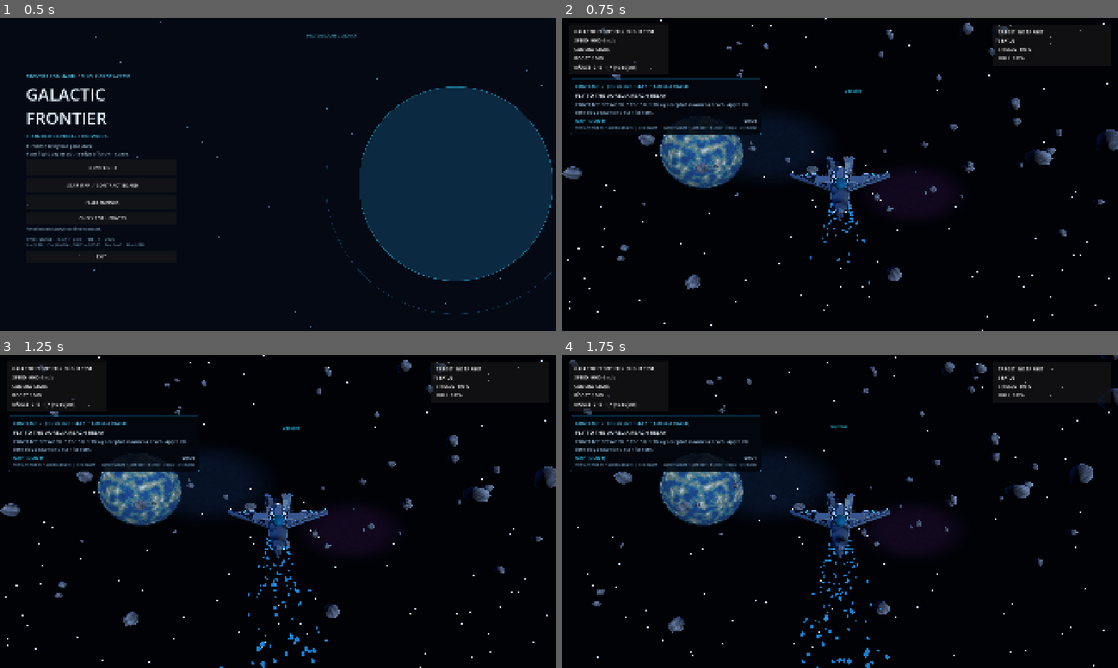
Above: before the commit, frames 1-4 (two rows, left to right).
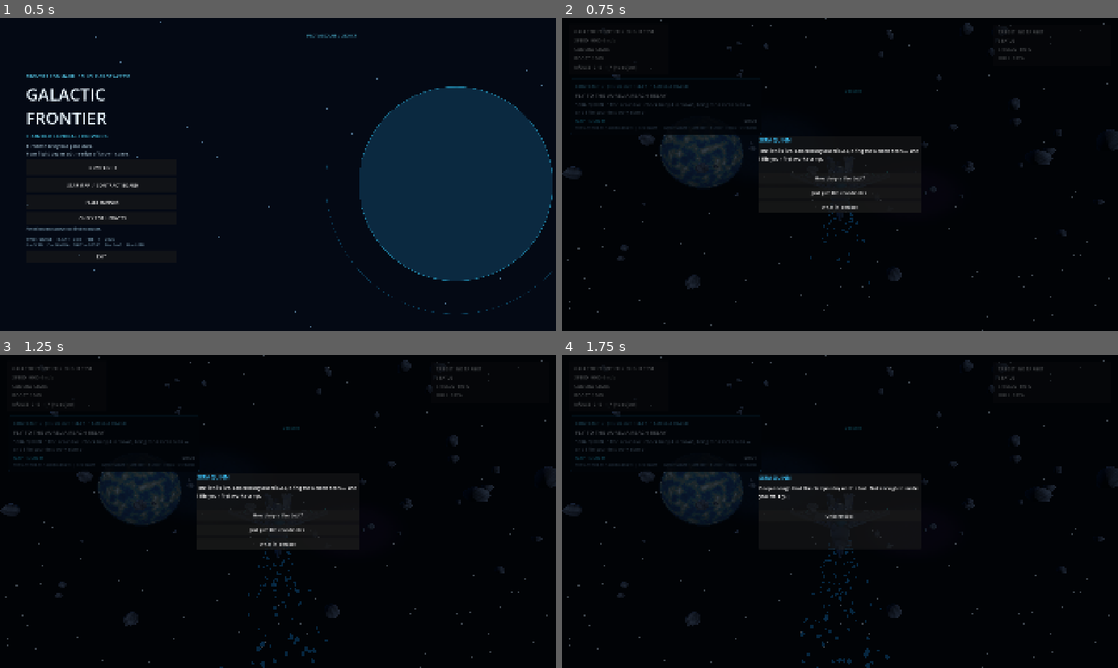
Above: after the commit, the same moments.

Repository: valdissor1990-ui/GALACTIC-FRONTIER
Game: Godot game, scene res://scenes/bootstrap/main.tscn
Same seed, same stepped clock (60 frames per second), same inputs: the game is played once before the commit and once after it.
Inputs (mouse positions are in pixels of both pictures, inside the frame that each line leads up to):
- Up to frame 1 (0.5 s): no input
- Up to frame 2 (0.75 s): click "NEW FLIGHT" at 0.5 s
- Up to frame 3 (1.25 s): no input
- Up to frame 4 (1.75 s): click (840, 514) at 1.25 s, where only the run after the commit has a clickable "How deep is the debt?"

Frame 1 is identical in both runs. In frame 2, 7.3% of the frame differs, in the area x 0-100%, y 0-100%; in frame 3, 7.5%; in frame 4, 8.1%.

Commit message:
Integrate M01 runtime, gameplay routing, demo wiring and dialogue choices

Diff:
--- a/project.godot
+++ b/project.godot
@@ -14,12 +14,13 @@
 [display]
 window/size/viewport_width=1920
 window/size/viewport_height=1080
-window/size/window_width_override=1920
-window/size/window_height_override=1080
+window/size/window_width_override=1280
+window/size/window_height_override=720
 window/stretch/mode="canvas_items"
 
 [autoload]
 GameSave="*res://scripts/save/save_manager.gd"
+Campaign="*res://scripts/story/campaign_manager.gd"
 GameProfile="*res://scripts/core/player_profile.gd"
 AudioManager="*res://scripts/audio/audio_manager.gd"
 UpdateManager="*res://scripts/update/update_manager.gd"
--- a/scripts/demo/demo_mission_director.gd
+++ b/scripts/demo/demo_mission_director.gd
@@ -44,6 +44,8 @@
 var _mission_label: Label
 var _objective_label: Label
 var _radio_label: Label
+var _dialogue_layer: CanvasLayer
+var _dialogue_column: VBoxContainer
 var _distance_label: Label
 var _timer_label: Label
 var _progress_label: Label
@@ -61,6 +63,7 @@
 
 func _initialize_mission() -> void:
 	_load_active_contract()
+	_begin_story_campaign_if_available()
 	if encounter != null:
 		encounter.set_process(false)
 		encounter.set_physics_process(false)
@@ -68,7 +71,15 @@
 	_build_navigation_beacon(RELAY_POSITION, Color(0.08, 0.78, 1.0))
 	_build_contract_objectives()
 	_build_mission_hud()
-	_set_radio("CONTRACT NETWORK", "%s accepted in %s. Approach the relay beacon and scan its core." % [_contract_name, _system_name])
+	if _is_story_mission_active("m01"):
+		var intro := DialogueM01M05.get_node("m01_quinn_intro")
+		var line: Dictionary = intro.get("text", {})
+		_set_radio("SERA QUINN", str(line.get("en", "Contract accepted. Approach the relay beacon and scan its core.")))
+		_report_story_event("talk")
+		_report_story_event("undock")
+		call_deferred("_show_story_dialogue", "m01_quinn_intro")
+	else:
+		_set_radio("CONTRACT NETWORK", "%s accepted in %s. Approach the relay beacon and scan its core." % [_contract_name, _system_name])
 	print("MISSION_READY: ", _contract_name, " | SYSTEM: ", _system_name, " | WAVES: ", _waves_per_encounter * 2)
 	var save_manager := _get_save_manager()
 	var pending_payload: Variant = save_manager.get("pending_mission_payload") if save_manager != null else {}
@@ -79,6 +90,40 @@
 		_save_checkpoint("mission start")
 
 
+
+
+
+func _begin_story_campaign_if_available() -> void:
+	if _contract_id != "silent_relay" or get_tree().get_first_node_in_group("qa_demo_driver") != null:
+		return
+	var campaign := get_node_or_null("/root/Campaign")
+	if campaign == null:
+		return
+	var state: Variant = campaign.get("story_state")
+	if state == null:
+		return
+	if str(state.get("active_mission_id")) == "":
+		campaign.call("start_mission", "m01")
+
+
+func _is_story_mission_active(mission_id: String) -> bool:
+	if get_tree().get_first_node_in_group("qa_demo_driver") != null:
+		return false
+	var campaign := get_node_or_null("/root/Campaign")
+	if campaign == null:
+		return false
+	var state: Variant = campaign.get("story_state")
+	return state != null and str(state.get("active_mission_id")) == mission_id
+
+
+func _report_story_event(event_type: String, target_id: String = "") -> void:
+	if not _is_story_mission_active("m01"):
+		return
+	var campaign := get_node_or_null("/root/Campaign")
+	if campaign != null:
+		var result: Dictionary = campaign.call("report_gameplay_event", event_type, target_id)
+		if not result.get("ok", false):
+			push_warning("Story event was not accepted: " + str(result.get("error", "unknown")))
 
 func _load_active_contract() -> void:
 	var profile := get_node_or_null("/root/GameProfile")
@@ -155,6 +200,7 @@
 	match stage:
 		MissionStage.OUTBOUND:
 			if _distance_to_objective() <= 95.0:
+				_report_story_event("reach_target", "aurelia_a3")
 				stage = MissionStage.SCAN_RELAY
 				_set_radio("ORBITAL CONTROL", "Relay beacon acquired. Hold position and scan the core with F.")
 		MissionStage.DEFEND_RELAY, MissionStage.DEFEND_WRECK:
@@ -286,6 +332,7 @@
 
 
 func _complete_relay_scan() -> void:
+	_report_story_event("scan", "aurelia_a3")
 	stage = MissionStage.DEFEND_RELAY
 	wave_index = 0
 	_set_radio("UNKNOWN TRANSMISSION", "Signal lock detected. Hostile craft inbound.")
@@ -446,6 +493,79 @@
 	_progress_label.add_theme_font_size_override("font_size", 11)
 	_progress_label.add_theme_color_override("font_color", Color(0.42, 0.58, 0.72))
 	column.add_child(_progress_label)
+
+
+
+func _show_story_dialogue(node_id: String) -> void:
+	var dialogue: Dictionary = DialogueM01M05.get_node(node_id)
+	if dialogue.is_empty():
+		_close_story_dialogue()
+		return
+	if not is_instance_valid(_dialogue_layer):
+		_dialogue_layer = CanvasLayer.new()
+		_dialogue_layer.name = "StoryDialogue"
+		_dialogue_layer.layer = 16
+		_dialogue_layer.process_mode = Node.PROCESS_MODE_ALWAYS
+		world.add_child(_dialogue_layer)
+		var shade := ColorRect.new()
+		shade.color = Color(0.003, 0.012, 0.025, 0.72)
+		shade.set_anchors_and_offsets_preset(Control.PRESET_FULL_RECT)
+		_dialogue_layer.add_child(shade)
+		var center := CenterContainer.new()
+		center.set_anchors_and_offsets_preset(Control.PRESET_FULL_RECT)
+		_dialogue_layer.add_child(center)
+		var panel := PanelContainer.new()
+		panel.custom_minimum_size = Vector2(560.0, 260.0)
+		center.add_child(panel)
+		_dialogue_column = VBoxContainer.new()
+		_dialogue_column.add_theme_constant_override("separation", 12)
+		panel.add_child(_dialogue_column)
+	else:
+		for child in _dialogue_column.get_children():
+			child.queue_free()
+	var speaker := Label.new()
+	speaker.text = str(dialogue.get("speaker", "COMMS")).replace("_", " ").to_upper()
+	speaker.add_theme_color_override("font_color", Color(0.24, 0.78, 1.0))
+	speaker.add_theme_font_size_override("font_size", 18)
+	_dialogue_column.add_child(speaker)
+	var text_data: Dictionary = dialogue.get("text", {})
+	var language := "ru" if OS.get_locale().begins_with("ru") else "en"
+	var message := Label.new()
+	message.text = str(text_data.get(language, text_data.get("en", "")))
+	message.autowrap_mode = TextServer.AUTOWRAP_WORD_SMART
+	message.custom_minimum_size = Vector2(500.0, 76.0)
+	message.add_theme_font_size_override("font_size", 17)
+	_dialogue_column.add_child(message)
+	var choices: Array = dialogue.get("choices", [])
+	if choices.is_empty():
+		var close_button := Button.new()
+		close_button.text = "ПРОДОЛЖИТЬ" if language == "ru" else "CONTINUE"
+		close_button.custom_minimum_size.y = 42.0
+		close_button.pressed.connect(_close_story_dialogue)
+		_dialogue_column.add_child(close_button)
+		return
+	for choice_variant in choices:
+		var choice: Dictionary = choice_variant
+		var choice_text: Dictionary = choice.get("text", {})
+		var button := Button.new()
+		button.text = str(choice_text.get(language, choice_text.get("en", choice.get("id", ""))))
+		button.custom_minimum_size.y = 38.0
+		var next_node := str(choice.get("next", ""))
+		button.pressed.connect(func() -> void:
+			if next_node.is_empty():
+				_close_story_dialogue()
+			else:
+				_show_story_dialogue(next_node)
+		)
+		_dialogue_column.add_child(button)
+
+
+func _close_story_dialogue() -> void:
+	if is_instance_valid(_dialogue_layer):
+		_dialogue_layer.queue_free()
+	_dialogue_layer = null
+	_dialogue_column = null
+
 
 func _set_radio(source: String, message: String) -> void:
 	if is_instance_valid(_radio_label):
@@ -625,6 +745,7 @@
 		_show_mission_result(true)
 		return
 
+	_report_story_event("dock", "port_solace")
 	var profile := get_node_or_null("/root/GameProfile")
 	if profile != null:
 		mission_reward_credits = int(profile.call("complete_mission", _contract_id, _mission_reward))
@@ -636,19 +757,7 @@
 	print("DOCKING_COMPLETE reward=", mission_reward_credits)
 
 
-## Suppress flight-only CanvasLayers while the modal carrier service screen is open.
-func _hide_flight_hud_for_overlay() -> void:
-	# Keep the maintenance panel readable: flight telemetry and mission panels
-	# are no longer actionable after the docking sequence has completed.
-	for layer_name in ["HUD", "CombatHUD", "MissionHUD"]:
-		var layer := world.get_node_or_null(layer_name) as CanvasLayer
-		if layer != null:
-			layer.visible = false
-
-
 func _build_docking_services() -> void:
-	# The service modal owns the screen until debrief returns to mission results.
-	_hide_flight_hud_for_overlay()
 	_service_layer = CanvasLayer.new()
 	_service_layer.name = "CarrierServices"
 	_service_layer.layer = 24
--- /dev/null
+++ b/scripts/story/campaign_manager.gd
@@ -0,0 +1,245 @@
+extends Node
+class_name CampaignManager
+## Runtime bridge between gameplay events, M01-M05 objectives and persistent story state.
+
+signal mission_started(mission_id: String)
+signal objective_progress_changed(mission_id: String, objective_id: String, progress: int, required: int)
+signal objective_completed(mission_id: String, objective_id: String)
+signal mission_completed(mission_id: String)
+signal campaign_state_changed
+
+const SAVE_SLOT := "story_campaign"
+
+var story_state: StoryState = StoryState.new()
+var objective_progress: Dictionary = {}
+var persistence_enabled: bool = true
+
+
+func _ready() -> void:
+	if persistence_enabled:
+		load_campaign()
+
+
+func start_mission(mission_id: String) -> Dictionary:
+	if not story_state.active_mission_id.is_empty():
+		if story_state.active_mission_id == mission_id:
+			return {"ok": true, "resumed": true, "mission_id": mission_id, "objectives": get_objectives()}
+		return _failure("Finish or abandon the active mission before starting another one.")
+	if not MissionCatalog.can_start(mission_id, story_state):
+		return _failure("Mission is locked, unknown, or already completed: %s" % mission_id)
+	var definition := MissionCatalog.get_mission(mission_id)
+	if definition.is_empty():
+		return _failure("Unknown mission: %s" % mission_id)
+	story_state.active_mission_id = mission_id
+	objective_progress = {}
+	for objective in definition.get("objectives", []):
+		var objective_id := str(objective.get("id", ""))
+		objective_progress[objective_id] = 0 if int(objective.get("count", 1)) > 1 else false
+	_persist()
+	mission_started.emit(mission_id)
+	campaign_state_changed.emit()
+	return {"ok": true, "mission_id": mission_id, "objectives": get_objectives()}
+
+
+func complete_objective(objective_id: String, choice_id: String = "") -> Dictionary:
+	var mission_id := story_state.active_mission_id
+	if mission_id.is_empty():
+		return _failure("There is no active mission.")
+	var definition := MissionCatalog.get_mission(mission_id)
+	var objective: Dictionary = {}
+	for candidate in definition.get("objectives", []):
+		if str(candidate.get("id", "")) == objective_id:
+			objective = candidate
+			break
+	if objective.is_empty():
+		return _failure("Objective does not belong to active mission: %s" % objective_id)
+	var required_count := maxi(1, int(objective.get("count", 1)))
+	var current_progress := int(objective_progress.get(objective_id, 0)) if required_count > 1 else (1 if bool(objective_progress.get(objective_id, false)) else 0)
+	if current_progress >= required_count:
+		return {"ok": true, "duplicate": true, "mission_completed": false, "progress": current_progress, "required": required_count}
+	if str(objective.get("type", "")) == "choice":
+		var choices: Dictionary = definition.get("choices", {})
+		if choice_id.is_empty() or not choices.has(choice_id):
+			return _failure("A valid choice_id is required for this objective.")
+	current_progress += 1
+	objective_progress[objective_id] = current_progress if required_count > 1 else true
+	if str(objective.get("type", "")) == "choice":
+		objective_progress[objective_id + "::choice"] = choice_id
+	var objective_done := current_progress >= required_count
+	objective_progress_changed.emit(mission_id, objective_id, current_progress, required_count)
+	if objective_done:
+		objective_completed.emit(mission_id, objective_id)
+	var mission_done := objective_done and _all_required_objectives_complete(definition)
+	if mission_done:
+		var selected_choice := ""
+		for candidate in definition.get("objectives", []):
+			if str(candidate.get("type", "")) == "choice":
+				selected_choice = str(objective_progress.get(str(candidate.get("id", "")) + "::choice", ""))
+				break
+		MissionCatalog.apply_completion(mission_id, story_state, selected_choice)
+		objective_progress.clear()
+		mission_completed.emit(mission_id)
+	_persist()
+	campaign_state_changed.emit()
+	return {"ok": true, "mission_completed": mission_done, "objective_completed": objective_done, "progress": current_progress, "required": required_count, "mission_id": mission_id, "objective_id": objective_id}
+
+
+
+## Translate world/gameplay events into catalog objective progress.
+## Supported events: talk, undock, reach_target, scan, dock, destroy,
+## deliver, protect, survive, timer_elapsed.
+func report_gameplay_event(event_type: String, target_id: String = "", amount: int = 1, choice_id: String = "") -> Dictionary:
+	if story_state.active_mission_id.is_empty():
+		return _failure("There is no active mission.")
+	if amount <= 0:
+		return _failure("Event amount must be greater than zero.")
+	var normalized_event := event_type.strip_edges().to_lower()
+	var accepted_types: Dictionary = {
+		"talk": ["talk"],
+		"choice": ["choice"],
+		"undock": ["undock"],
+		"reach_target": ["goto"],
+		"goto": ["goto"],
+		"scan": ["scan"],
+		"dock": ["dock"],
+		"destroy": ["destroy", "survive_or_destroy"],
+		"deliver": ["deliver"],
+		"protect": ["protect"],
+		"survive": ["survive", "survive_or_destroy"],
+		"timer_elapsed": ["survive_timer", "survive_or_destroy"],
+	}
+	if not accepted_types.has(normalized_event):
+		return _failure("Unsupported gameplay event: %s" % normalized_event)
+	var definition := MissionCatalog.get_mission(story_state.active_mission_id)
+	var matched: Array[String] = []
+	var results: Array[Dictionary] = []
+	for objective in definition.get("objectives", []):
+		var objective_id := str(objective.get("id", ""))
+		var objective_type := str(objective.get("type", ""))
+		if objective_type not in accepted_types[normalized_event]:
+			continue
+		var expected_target := str(objective.get("target", ""))
+		if not expected_target.is_empty() and expected_target != target_id:
+			continue
+		matched.append(objective_id)
+		for event_index in range(amount):
+			var result := complete_objective(objective_id, choice_id)
+			results.append(result)
+			if not result.get("ok", false) or result.get("objective_completed", false):
+				break
+	return {
+		"ok": true,
+		"matched_objectives": matched,
+		"results": results,
+		"mission_completed": story_state.active_mission_id.is_empty(),
+	}
+
+
+func get_objectives() -> Array[Dictionary]:
+	var result: Array[Dictionary] = []
+	var mission_id := story_state.active_mission_id
+	if mission_id.is_empty():
+		return result
+	var definition := MissionCatalog.get_mission(mission_id)
+	for objective in definition.get("objectives", []):
+		var item: Dictionary = objective.duplicate(true)
+		var objective_id := str(item.get("id", ""))
+		var required_count := maxi(1, int(item.get("count", 1)))
+		var current_progress := int(objective_progress.get(objective_id, 0)) if required_count > 1 else (1 if bool(objective_progress.get(objective_id, false)) else 0)
+		item["progress"] = current_progress
+		item["required_count"] = required_count
+		item["completed"] = current_progress >= required_count
+		result.append(item)
+	return result
+
+
+func get_active_mission() -> Dictionary:
+	if story_state.active_mission_id.is_empty():
+		return {}
+	return MissionCatalog.get_mission(story_state.active_mission_id)
+
+
+func get_campaign_snapshot() -> Dictionary:
+	return {
+		"active_mission_id": story_state.active_mission_id,
+		"completed_missions": story_state.completed_missions.duplicate(),
+		"flags": story_state.flags.duplicate(true),
+		"relationships": story_state.relationship.duplicate(true),
+		"objectives": get_objectives(),
+	}
+
+
+func save_campaign() -> Dictionary:
+	if not persistence_enabled:
+		return {"ok": true, "skipped": true}
+	var save_manager := get_node_or_null("/root/GameSave")
+	if save_manager == null:
+		return _failure("GameSave autoload is unavailable.")
+	var payload := {
+		"story_state": story_state.to_save_dict(),
+		"objective_progress": objective_progress.duplicate(true),
+	}
+	var result: Dictionary = save_manager.call("save_slot", SAVE_SLOT, payload)
+	if not result.get("ok", false):
+		return _failure(str(result.get("error", "Could not save campaign.")))
+	return {"ok": true, "slot_id": SAVE_SLOT}
+
+
+func load_campaign() -> Dictionary:
+	if not persistence_enabled:
+		return {"ok": true, "skipped": true}
+	var save_manager := get_node_or_null("/root/GameSave")
+	if save_manager == null:
+		return _failure("GameSave autoload is unavailable.")
+	var result: Dictionary = save_manager.call("load_slot", SAVE_SLOT)
+	if not result.get("ok", false):
+		return {"ok": true, "new_campaign": true}
+	var payload: Dictionary = result.get("payload", {})
+	var saved_state: Variant = payload.get("story_state", {})
+	if saved_state is Dictionary:
+		story_state.from_save_dict(saved_state)
+	var saved_progress: Variant = payload.get("objective_progress", {})
+	objective_progress.clear()
+	if saved_progress is Dictionary:
+		for key in saved_progress.keys():
+			objective_progress[str(key)] = saved_progress[key]
+	# Discard stale or malformed objective progress rather than blocking a mission.
+	if not story_state.active_mission_id.is_empty():
+		var definition := MissionCatalog.get_mission(story_state.active_mission_id)
+		if definition.is_empty():
+			story_state.active_mission_id = ""
+			objective_progress.clear()
+		else:
+			var valid_ids: Array[String] = []
+			for objective in definition.get("objectives", []):
+				valid_ids.append(str(objective.get("id", "")))
+			for key in objective_progress.keys():
+				if str(key).ends_with("::choice"):
+					continue
+				if str(key) not in valid_ids:
+					objective_progress.erase(key)
+	campaign_state_changed.emit()
+	return {"ok": true, "loaded": true}
+
+
+func _all_required_objectives_complete(definition: Dictionary) -> bool:
+	for objective in definition.get("objectives", []):
+		if bool(objective.get("optional", false)):
+			continue
+		var objective_id := str(objective.get("id", ""))
+		var required_count := maxi(1, int(objective.get("count", 1)))
+		var current_progress := int(objective_progress.get(objective_id, 0)) if required_count > 1 else (1 if bool(objective_progress.get(objective_id, false)) else 0)
+		if current_progress < required_count:
+			return false
+	return true
+
+
+func _persist() -> void:
+	if persistence_enabled:
+		var result := save_campaign()
+		if not result.get("ok", false):
+			push_error("Campaign persistence failed: " + str(result.get("error", "unknown")))
+
+
+func _failure(reason: String) -> Dictionary:
+	return {"ok": false, "error": reason}
--- /dev/null
+++ b/tests/story/test_campaign_runtime.gd
@@ -0,0 +1,94 @@
+extends SceneTree
+## Headless integration tests for the runtime campaign bridge.
+## godot --headless --path . --script res://tests/story/test_campaign_runtime.gd -- --test-mode
+
+var _passed := 0
+var _failed := 0
+
+
+func _initialize() -> void:
+	call_deferred("_run")
+
+
+func _run() -> void:
+	var manager := CampaignManager.new()
+	manager.persistence_enabled = false
+	root.add_child(manager)
+	_test_start_and_validate_objectives(manager)
+	_test_gameplay_event_routing()
+	_test_optional_objective(manager)
+	_test_choice_gate_and_campaign_chain(manager)
+	root.remove_child(manager)
+	manager.free()
+	print("CAMPAIGN RUNTIME RESULT: %s (%d passed, %d failed)" % ["PASS" if _failed == 0 else "FAIL", _passed, _failed])
+	quit(0 if _failed == 0 else 1)
+
+
+func _assert_true(condition: bool, message: String) -> void:
+	if condition:
+		_passed += 1
+		print("  PASS  " + message)
+	else:
+		_failed += 1
+		push_error("  FAIL  " + message)
+
+
+func _test_start_and_validate_objectives(manager: CampaignManager) -> void:
+	print("\n[start and objective validation]")
+	var started := manager.start_mission("m01")
+	_assert_true(started.get("ok", false), "M01 starts at new game")
+	_assert_true(manager.get_objectives().size() == 5, "M01 exposes all five objectives")
+	_assert_true(not manager.complete_objective("not_a_real_objective").get("ok", false), "unknown objective is rejected")
+	_assert_true(not manager.start_mission("m02").get("ok", false), "cannot switch missions while M01 is active")
+	_assert_true(not manager.complete_objective("talk_quinn").get("mission_completed", false), "first objective does not finish mission")
+	for objective_id in ["talk_quinn", "undock", "goto_buoy", "scan_buoy", "return_dock"]:
+		manager.complete_objective(objective_id)
+	_assert_true(manager.story_state.is_mission_completed("m01"), "M01 completes after required objectives")
+	_assert_true(manager.story_state.has_flag("m01_done"), "M01 completion flag is applied")
+	_assert_true(manager.story_state.active_mission_id.is_empty(), "active mission clears on completion")
+
+
+func _test_gameplay_event_routing() -> void:
+	print("\\n[gameplay event routing]")
+	var manager := CampaignManager.new()
+	manager.persistence_enabled = false
+	root.add_child(manager)
+	_assert_true(manager.start_mission("m01").get("ok", false), "M01 starts for event routing")
+	var wrong_target := manager.report_gameplay_event("reach_target", "wrong_buoy")
+	_assert_true(wrong_target.get("matched_objectives", []).is_empty(), "wrong target does not advance goto objective")
+	_assert_true(manager.report_gameplay_event("talk").get("matched_objectives", []).has("talk_quinn"), "talk event maps to talk objective")
+	manager.report_gameplay_event("undock")
+	manager.report_gameplay_event("reach_target", "aurelia_a3")
+	manager.report_gameplay_event("scan", "aurelia_a3")
+	var dock_result := manager.report_gameplay_event("dock", "port_solace")
+	_assert_true(dock_result.get("mission_completed", false), "matching world events complete M01")
+	_assert_true(manager.story_state.is_mission_completed("m01"), "event-routed M01 is recorded completed")
+	root.remove_child(manager)
+	manager.free()
+
+
+func _test_optional_objective(manager: CampaignManager) -> void:
+	print("\n[optional objective]")
+	_assert_true(manager.start_mission("m02").get("ok", false), "M02 unlocks after M01")
+	manager.complete_objective("goto_vb01")
+	var first_scan := manager.complete_objective("scan_debris")
+	_assert_true(not first_scan.get("objective_completed", true), "counted scan objective requires three scans")
+	manager.complete_objective("scan_debris")
+	var third_scan := manager.complete_objective("scan_debris")
+	_assert_true(third_scan.get("objective_completed", false), "third scan completes counted objective")
+	manager.complete_objective("deliver_jex")
+	_assert_true(manager.story_state.is_mission_completed("m02"), "M02 completes without optional combat objective")
+
+
+func _test_choice_gate_and_campaign_chain(manager: CampaignManager) -> void:
+	print("\n[choice gate and campaign chain]")
+	_assert_true(manager.start_mission("m03").get("ok", false), "M03 unlocks after M02")
+	manager.complete_objective("talk_quinn_tag")
+	manager.complete_objective("talk_nyra")
+	_assert_true(not manager.complete_objective("choose_share").get("ok", false), "choice objective rejects missing choice")
+	_assert_true(not manager.complete_objective("choose_share", "invalid_choice").get("ok", false), "choice objective rejects unknown choice")
+	var chosen := manager.complete_objective("choose_share", "keep_private")
+	_assert_true(chosen.get("mission_completed", false), "valid M03 choice completes mission")
+	_assert_true(manager.story_state.has_flag("kept_private"), "choice flag is applied to story state")
+	_assert_true(manager.start_mission("m05").get("ok", false) == false, "M05 remains locked before M04")
+	_assert_true(manager.start_mission("m04").get("ok", false), "M04 unlocks after M03")
--- a/tests/story/test_m01_m05_story.gd
+++ b/tests/story/test_m01_m05_story.gd
@@ -94,3 +94,9 @@
 		var text: Dictionary = node["text"]
 		_assert_true(str(text.get("ru", "")) != "", "%s ru" % node_id)
 		_assert_true(str(text.get("en", "")) != "", "%s en" % node_id)
+		for choice_variant in node.get("choices", []):
+			var choice: Dictionary = choice_variant
+			var next_node := str(choice.get("next", ""))
+			_assert_true(choice.has("id"), "%s choice has stable id" % node_id)
+			_assert_true(choice.has("text"), "%s choice has localized label" % node_id)
+			_assert_true(next_node.is_empty() or not DialogueM01M05.get_node(next_node).is_empty(), "%s choice target resolves" % node_id)
